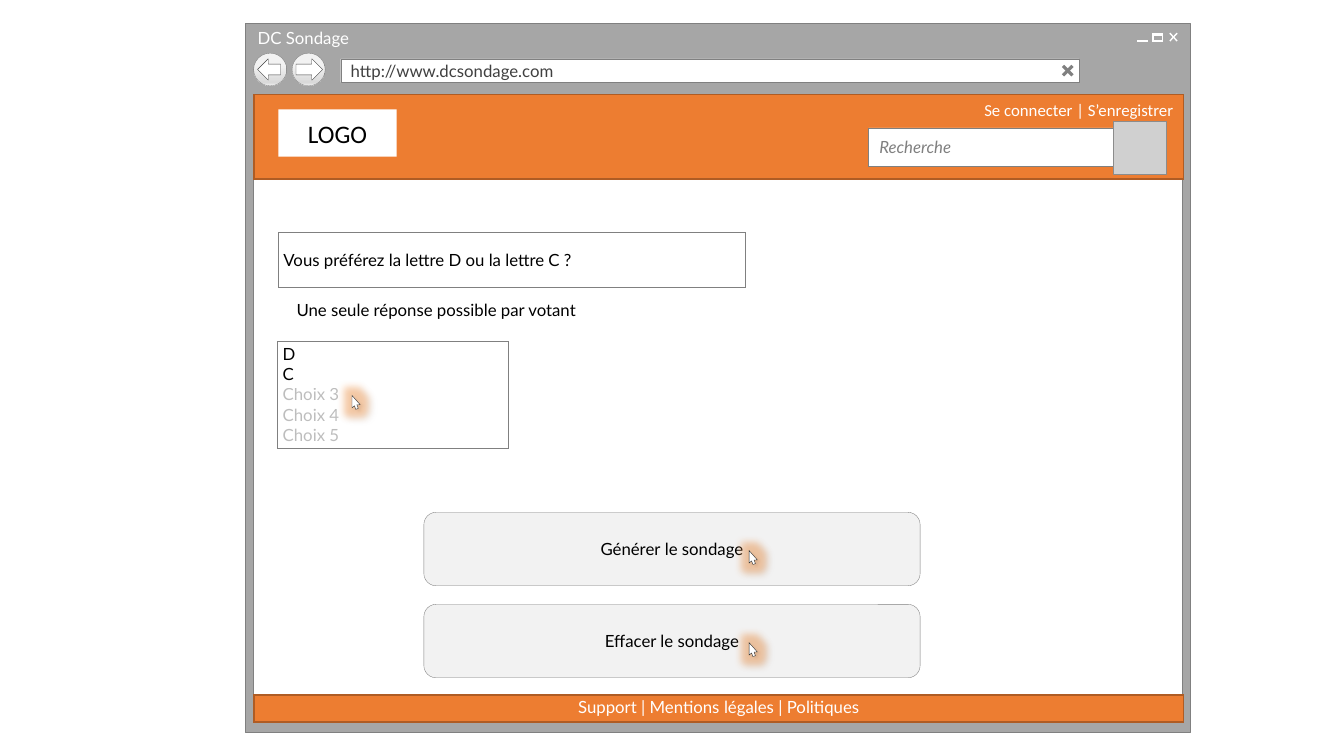
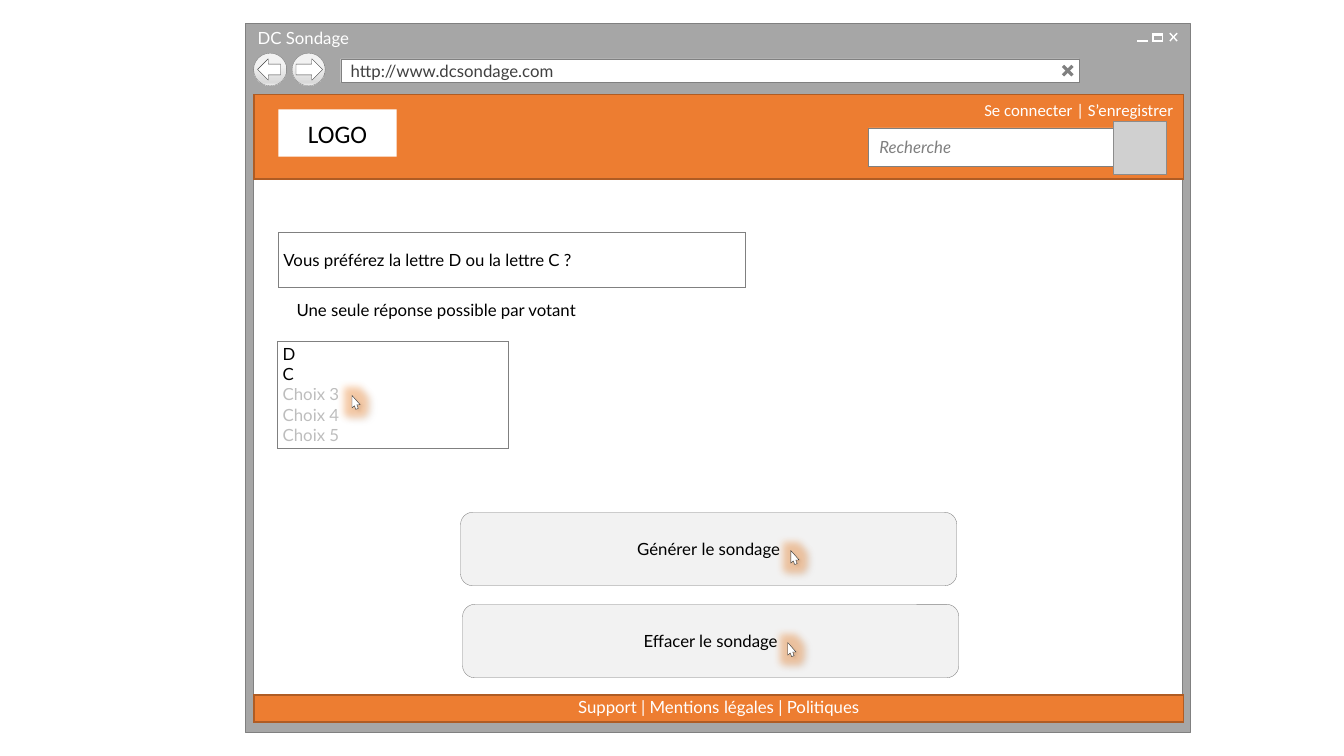
Before and after one commit to cedricbannelier/Projet1, a slide deck: slide 6 of maquetteWeb/maquetteProposition.pptx. Drawn at 1344x756 pixels with LibreOffice and Linux fonts; fonts in the diff are those of the drawing; grey boxes stand for pictures; background and template pictures are left out. Boxes give left, top, right and bottom in pixels: in the first picture for what was removed or moved away, otherwise in the second. Text is boxed around its words. In the diff, an @@ line names an element or a change of style, - is before the commit and + after.

```diff
--- a/maquetteWeb/maquetteProposition.pptx
+++ b/maquetteWeb/maquetteProposition.pptx
@@ rounded rectangle "Générer le sondage": place and size @@
-rounded rectangle "Générer le sondage" at (424, 512, 921, 586)
+rounded rectangle "Générer le sondage" at (461, 512, 957, 586)
@@ 2 freeform shapes, 1 rounded rectangle: place and size @@
-2 freeform shapes, 1 rounded rectangle at (424, 549, 921, 679)
+2 freeform shapes, 1 rounded rectangle at (463, 549, 959, 679)
```
Also in this commit, not shown: 19 other slides changed, 1 other file.
